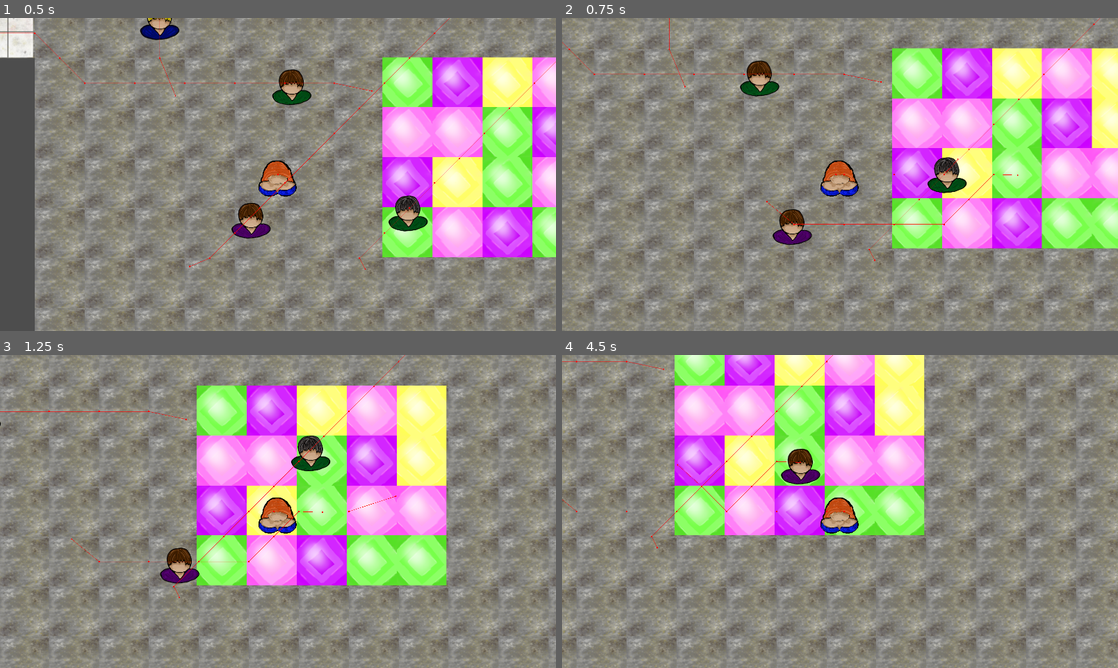
Above: before the commit, frames 1-4 (two rows, left to right).
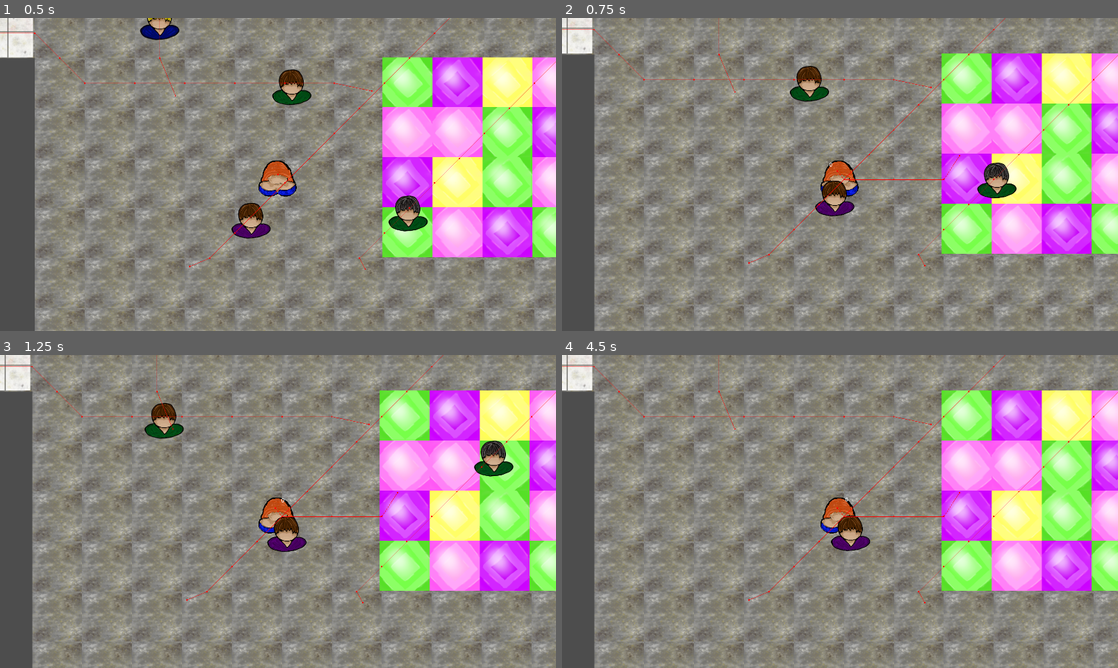
Above: after the commit, the same moments.

Repository: mntjams/game-jam-25-2
Game: Godot game, scene res://scenes/game.tscn
The game is run twice, just before and just after one commit, with the same random seed, the same clock (stepped at 60 frames per second) and the same inputs.
Inputs (mouse positions are in pixels of both pictures, inside the frame that each line leads up to):
- Up to frame 1 (0.5 s): no input
- Up to frame 2 (0.75 s): move the mouse to (962, 158) at 0.52 s; hold E (interact) from 0.53 s (still down)
- Up to frame 3 (1.25 s): keep holding E (interact)
- Up to frame 4 (4.5 s): move the mouse to (728, 527) at 1.27 s; release E (interact) at 1.28 s; tap E (interact) at 1.35, 2.85, 4.35 s; move the mouse to (895, 442) at 2.02 s; hold E (interact) 2.03-2.78 s; move the mouse to (812, 574) at 2.77 s; move the mouse to (1006, 558) at 3.52 s; hold E (interact) 3.53-4.28 s; move the mouse to (673, 464) at 4.27 s

Frame 1 is identical in both runs. In frame 2, 46% of the frame differs, in the area x 0-100%, y 0-100%; in frame 3, 66%; in frame 4, 69%.
Error after the commit: Cannot call method 'instantiate' on a null value. (res://scripts/room.gd:10)

Commit message:
Add code

Diff:
--- /dev/null
+++ b/scenes/test_minigame.tscn
@@ -0,0 +1,15 @@
+[gd_scene load_steps=3 format=3 uid="uid://cieuiwomnb3x8"]
+
+[ext_resource type="Script" uid="uid://bw8x8gdq4l838" path="res://scripts/test_minigame.gd" id="1_ivmg3"]
+[ext_resource type="Texture2D" uid="uid://jhl61vbnmv02" path="res://assets/img/icon.svg" id="2_sqcs8"]
+
+[node name="TestMinigame" type="CanvasLayer"]
+script = ExtResource("1_ivmg3")
+
+[node name="Sprite2D" type="Sprite2D" parent="."]
+texture = ExtResource("2_sqcs8")
+
+[node name="Timer" type="Timer" parent="."]
+wait_time = 15.0
+
+[connection signal="timeout" from="Timer" to="." method="_on_timer_timeout"]
--- a/scripts/npc.gd
+++ b/scripts/npc.gd
@@ -24,6 +24,9 @@
 
 func is_interacting() -> bool:
 	return interacting
+
+func set_working(val : bool) -> void:
+	working = val
 
 # --- NPC Movement ---------------------------------------------------------
 
--- a/scripts/player.gd
+++ b/scripts/player.gd
@@ -1,4 +1,6 @@
 extends CharacterBody2D
+
+class_name Player
 
 @onready var navigation_agent_2d: NavigationAgent2D = $NavigationAgent2D
 var women_in_sight : Array[InteractableWoman] = []
@@ -7,22 +9,33 @@
 signal woman_entered_sight
 signal no_woman_in_sight
 
+var is_interacting = false
+
 # --- Woman interaction ---
 func _unhandled_input(event: InputEvent) -> void:
 	if event.is_action_pressed("interact"): # "interact" bound to E
 		if women_in_sight.size() == 0:
 			print(self,"no women here")
 		elif women_in_sight.size() == 1:
-			var woman : InteractableWoman = women_in_sight[0]
-			woman.start_interaction()
-			print(self,"hey girl whatsup")
+			start_interaction()
 		elif women_in_sight.size() > 1:
 			print(self,"whooops")
 
+func finish_interaction():
+	is_interacting = false
+
+func start_interaction():
+		var woman : InteractableWoman = women_in_sight[0]
+		woman.start_interaction(self)
+		is_interacting = true
+		print(self,"hey girl whatsup")
+
+
 # --- Navigation ---
 func _physics_process(_delta: float) -> void:
-	var mouse_position: Vector2 = get_global_mouse_position()
-	navigate_to(mouse_position)
+	if not is_interacting:
+		var mouse_position: Vector2 = get_global_mouse_position()
+		navigate_to(mouse_position)
 
 func navigate_to(destination: Vector2):
 	navigation_agent_2d.target_position = destination
--- a/scripts/room.gd
+++ b/scripts/room.gd
@@ -1,6 +1,22 @@
 extends Node2D
 
 class_name Room
+
+@export var minigame_scene : PackedScene
+
+# --- minigame handling ---
+
+func start_minigame_for(woman: InteractableWoman, player: Player) -> void:
+	var mg := minigame_scene.instantiate()
+	mg.finished.connect(_on_minigame_finished.bind(woman, player))
+	get_tree().current_scene.add_child(mg)
+	mg.start()
+
+func _on_minigame_finished(success: bool, woman: InteractableWoman, player: Player) -> void:
+	player.finish_interaction()
+	woman.finish_interaction(success)
+
+# --- free slots handling ---
 
 # get array of free slots
 func get_free_slots() -> Array[Slot]:
--- /dev/null
+++ b/scripts/test_minigame.gd
@@ -0,0 +1,16 @@
+extends CanvasLayer
+
+class_name MiniGame
+
+signal finished(success: bool)
+
+@onready var timer : Timer = $Timer
+
+func start() -> void:
+	timer.start()
+	print("minigame alive")
+
+func _on_timer_timeout() -> void:
+	print("minigame finished")
+	emit_signal("finished", true)
+	queue_free()
--- a/scripts/woman.gd
+++ b/scripts/woman.gd
@@ -38,23 +38,27 @@
 # --- Interest and interaction logic---
 
 # start interacting with the player
-func start_interaction() -> void:
-	print(self, "hi boy")
+func start_interaction(player : Player) -> void:
+	print(self, "hi boy. you are ",player)
 	super._stop_stuck_timer()
 	super.set_interacting(true)
-	# TODO: add some minigame logic here
-	# For now, simple placeholder: immediate interest gain:
+	current_room.start_minigame_for(self, player)
+
+
+# finish interacting with player and leave
+func finish_interaction(success : bool) -> void:
+	if success:
+		gain_interest()
+	super._restart_stuck_timer()
+	super.set_interacting(false)
+	super.set_working(false)
+	super.on_done_in_room()
+
+func gain_interest():
 	var gained := 10.0
 	print(self," You cool dude, I am really interested")
 	interest = clamp(interest + gained, 0.0, 100.0)
 	_update_interest_bar_value()
-	_finish_interaction()
-
-# finish interacting with player and leave
-func _finish_interaction() -> void:
-	super._restart_stuck_timer()
-	super.set_interacting(false)
-	super.on_done_in_room()
 
 # --- Player tracking logic ---
 func _on_area_2d_body_entered(body: Node2D) -> void:
Not shown: 1 places in scenes/Room.tscn that only renumber resources
Not shown, added: scripts/test_minigame.gd.uid
